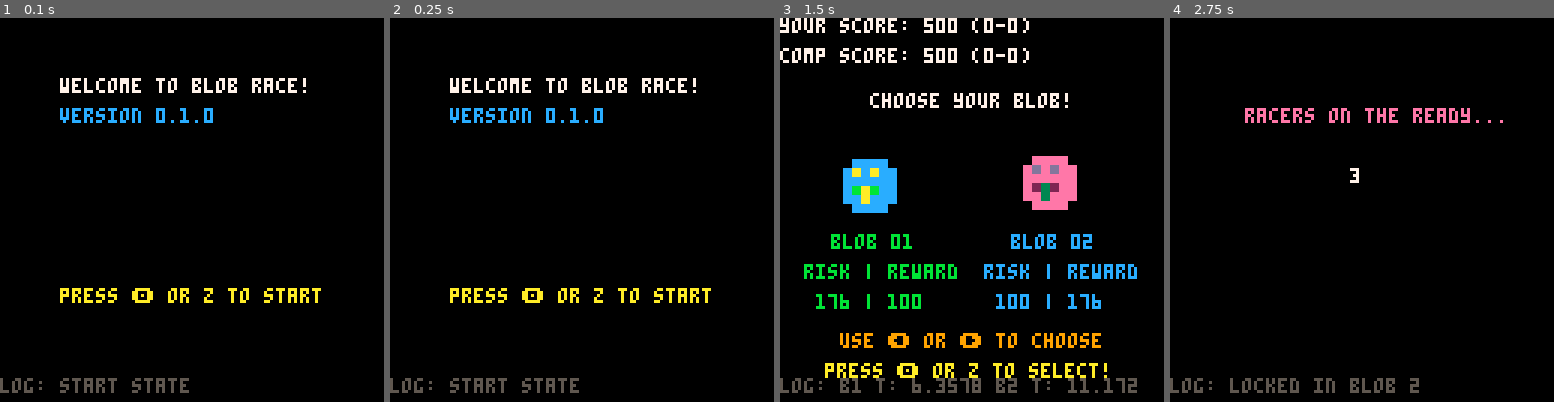
Above: before the commit, frames 1-4 (left to right).
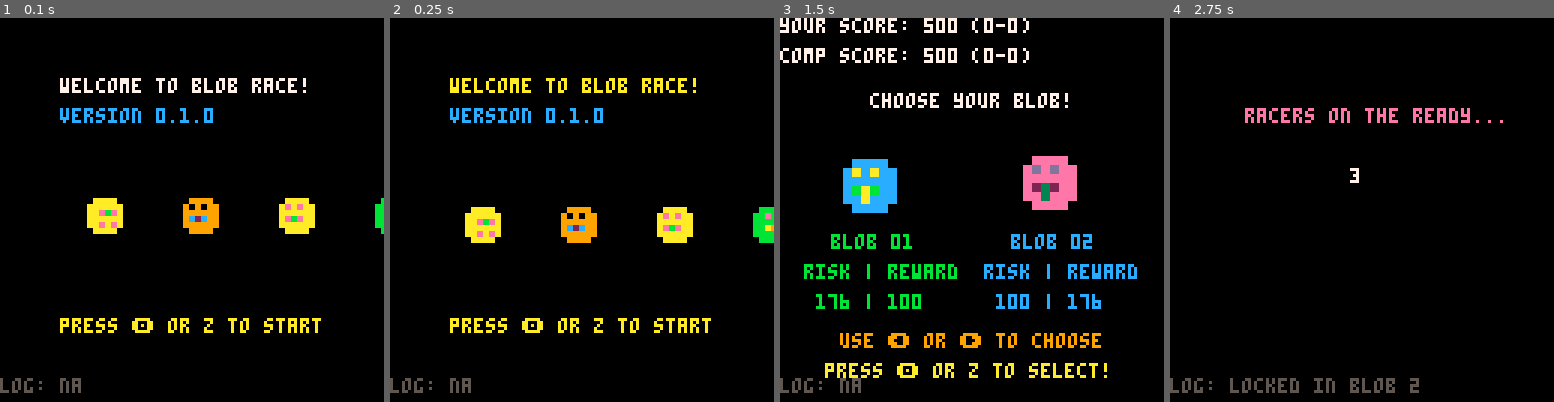
Above: after the commit, the same moments.

Repository: geopet/formula-blob
Game: PICO-8 cartridge blob_race.p8
The game is run twice, just before and just after one commit, with the same random seed, the same clock (stepped at 60 frames per second) and the same inputs.
Inputs:
- Up to frame 1 (0.1 s): no input
- Up to frame 2 (0.25 s): no input
- Up to frame 3 (1.5 s): tap X (X key) at 0.33, 1.07 s; tap O (Z key) at 0.7 s
- Up to frame 4 (2.75 s): hold Right 1.6-2.1 s; tap O (Z key) at 1.7, 2.1, 2.5 s; tap X (X key) at 1.85 s; hold Right from 2.47 s (still down)

The runs differ from the first frame. In frame 1, 5.0% of the frame differs, in the area x 15-100%, y 46-98%; in frame 2, 6.4%, in the area x 15-100%, y 15-98%; in frame 3, 0.9%; in frame 4, nothing differs.

Commit message:
feature(start screen): add flare
With this commit we're adding a fun flashy welcome, and a blob sprite
parade. We still need music, but at least this is something more than
what you'd usually get.

Reference #24

Diff:
--- a/blob_race.p8
+++ b/blob_race.p8
@@ -15,6 +15,30 @@
     state = "game-start"
     arrow_phase = rnd(1)
     lock_timer = 0
+
+    -- start screen parade variables
+    parade_blobs = {}
+    local sprite_index = {}
+    local blob_sprites = {16, 17, 18, 19, 20}
+    add(sprite_index, blob_sprites[flr(rnd(#blob_sprites)) + 1])
+
+    for i = 2, 30 do
+        local new_sprite
+        repeat
+            new_sprite = blob_sprites[flr(rnd(#blob_sprites)) + 1]
+        until (new_sprite != sprite_index[#sprite_index])
+        add(sprite_index, new_sprite)
+    end
+
+    for i = 1, #sprite_index do
+        local blob = {
+            sprite = sprite_index[i],
+            offset = i * 32,
+            flip_x = rnd(1) < 0.5,
+            flip_y = rnd(1) < 0.1
+        }
+        add(parade_blobs, blob)
+    end
 
     -- blob sprite variables
     selected_blob = 0
@@ -92,7 +116,7 @@
         if (btnp(4)) then -- 🅾️ button (z key)
             state = "race-init"
         end
-        log_msg = "start state"
+        log_msg = ""
     elseif (state == "race-init") then
         lock_timer = 0
 
@@ -213,9 +237,28 @@
     local blob2_flip = flr(time()) % 2 == 1
 
     if (state == "game-start") then
-        print("welcome to blob race!", 20, 20, 7)
+        -- Pulsing welcome text
+        local t = sin(time() * 2)
+        local c = 7 + flr((t + 1) * 2)
+        print("welcome to blob race!", 20, 20, c)
         print("version 0.1.0", 20, 30, 12)
-        print("press 🅾️ or z to start", 20, 90, 10)
+
+        local base_y = 60
+        local scroll_x = (time() * 30)
+        local parade_length = #parade_blobs * 32
+
+        -- Draw blob parade (seamless loop)
+        for blob in all(parade_blobs) do
+            local x = blob.offset - scroll_x % parade_length
+            local y = base_y + sin(time() * 2 + blob.offset) * 2
+            draw_sprite(blob.sprite, x, y, 16, 16, blob.flip_x, blob.flip_y)
+            -- draw a second copy to the right for seamless looping
+            if x < 128 then
+                draw_sprite(blob.sprite, x + parade_length, y, 16, 16, blob.flip_x, blob.flip_y)
+            end
+        end
+
+        print("press 🅾️ or z to start", 20, 100, 10)
 
         print_log_msg(log_msg)
     elseif (state == "race-init") then
@@ -351,6 +394,12 @@
 -->8
 -- helper functions
 
+function draw_sprite(sprite_id, x, y, w, h, flip_x, flip_y)
+    local sx = (sprite_id % 16) * 8
+    local sy = flr(sprite_id / 16) * 8
+    sspr(sx, sy, 8, 8, x, y, w, h, flip_x or false, flip_y or false)
+end
+
 function game_score_init()
     score.player = 500
     score.opponent = 500
